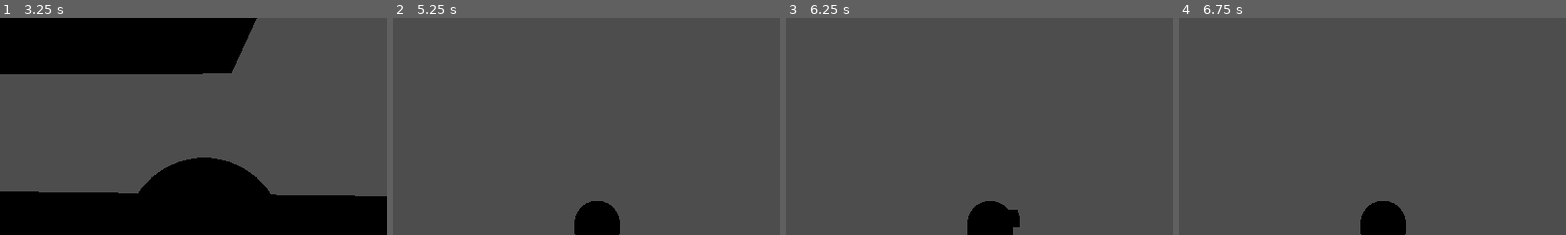
Above: before the commit, frames 1-4 (left to right).
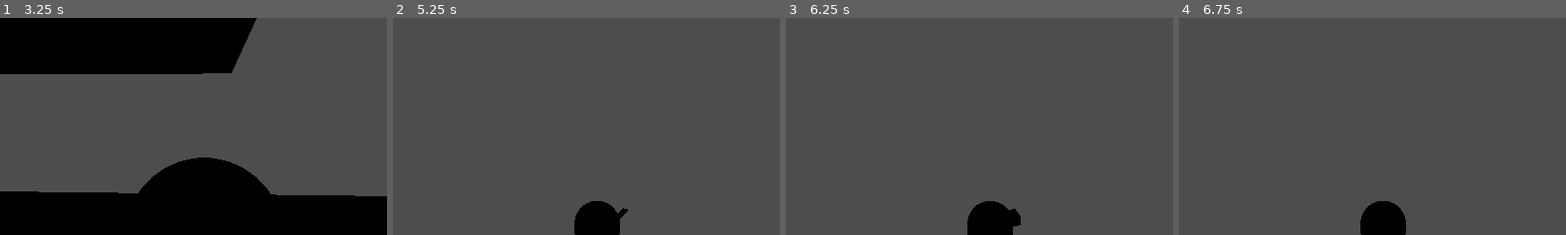
Above: after the commit, the same moments.

Repository: EvanGUTK/Freedom-Reign
Game: Godot game, scene res://scenes/main.tscn
The game is run twice, just before and just after one commit, with the same random seed, the same clock (stepped at 60 frames per second) and the same inputs.
Inputs (mouse positions are % of the whole screen's width and height, from its top left):
- Up to frame 1 (3.25 s): tap Enter at 0.5 s; move the mouse to (55, 50) at 0.52 s; hold W (move_forward) from 0.53 s (still down); click (55, 50) at 0.6 s; tap Space (jump) at 0.77, 1.52, 3.02 s; move the mouse to (45, 50) at 1.27 s; click (45, 50) at 1.35 s; move the mouse to (52, 48) at 2.02 s; hold Shift 2.03-2.78 s; click (52, 48) at 2.3 s; move the mouse to (49, 52) at 2.77 s; tap Alt at 2.85 s; click (49, 52) at 3.05 s
- Up to frame 2 (5.25 s): keep holding W (move_forward); move the mouse to (57, 51) at 3.52 s; tap Ctrl at 3.6 s; tap Space (jump) at 3.77, 4.52 s; click (57, 51) at 3.8 s; move the mouse to (42, 49) at 4.27 s; click (42, 49) at 4.35 s; move the mouse to (51, 50) at 5.02 s; click (51, 50) at 5.1 s
- Up to frame 3 (6.25 s): move the mouse to (46, 48) at 5.77 s; release W (move_forward) at 5.78 s; hold D (move_right) from 5.78 s (still down); tap Shift at 5.85 s; tap Space (jump) at 6.02 s; click (46, 48) at 6.05 s
- Up to frame 4 (6.75 s): tap Space (jump) at 6.5 s; move the mouse to (55, 50) at 6.52 s; release D (move_right) at 6.53 s; hold W (move_forward) from 6.53 s (still down); tap Alt at 6.6 s
The pictures show only the part of the screen within x 24-74%, y 4-54%; the shares and areas given below are measured in that part.

Frame 1 is identical in both runs. In frame 2, less than 0.1% of the frame differs, in the area x 58-61%, y 87-93%; in frame 3, less than 0.1%; in frame 4, nothing differs.

Commit message:
feat: melee attack with cooldown, reach/arc hit test and visible swing
AttackController gates swings by cooldown and damages every enemy in group
'enemies' within reach (3D distance) and arc (ground plane). Swinging aims
where the camera looks. WeaponSwing sweeps a blade as long as the reach
through the attack's arc so a swing reads on screen.

Co-Authored-By: Claude Sonnet 5.5 <noreply@anthropic.com>

Diff:
--- a/game/scenes/player/player.tscn
+++ b/game/scenes/player/player.tscn
@@ -1,7 +1,14 @@
-[gd_scene load_steps=7 format=3]
+[gd_scene load_steps=11 format=3]
 
 [ext_resource type="Script" path="res://scripts/player/player.gd" id="1_player"]
 [ext_resource type="Script" path="res://scripts/player/camera_rig.gd" id="2_rig"]
+
+[ext_resource type="Script" path="res://scripts/combat/attack_controller.gd" id="3_attack"]
+[ext_resource type="Resource" path="res://data/rusted_blade.tres" id="4_blade_data"]
+[ext_resource type="Script" path="res://scripts/player/weapon_swing.gd" id="5_swing"]
+
+[sub_resource type="BoxMesh" id="blade_mesh"]
+size = Vector3(0.12, 0.06, 1.0)
 
 [sub_resource type="CapsuleShape3D" id="body_shape"]
 radius = 0.4
@@ -36,6 +43,17 @@
 transform = Transform3D(1, 0, 0, 0, 1, 0, 0, 0, 1, 0, 1.5, -0.35)
 mesh = SubResource("visor_mesh")
 
+[node name="Weapon" type="Node3D" parent="Model"]
+transform = Transform3D(1, 0, 0, 0, 1, 0, 0, 0, 1, 0, 1.1, 0)
+script = ExtResource("5_swing")
+
+[node name="Blade" type="MeshInstance3D" parent="Model/Weapon"]
+mesh = SubResource("blade_mesh")
+
+[node name="Attack" type="Node" parent="."]
+script = ExtResource("3_attack")
+starting_attack = ExtResource("4_blade_data")
+
 [node name="CameraRig" type="Node3D" parent="."]
 transform = Transform3D(1, 0, 0, 0, 1, 0, 0, 0, 1, 0, 1.5, 0)
 script = ExtResource("2_rig")
--- /dev/null
+++ b/game/scripts/combat/attack_controller.gd
@@ -0,0 +1,54 @@
+class_name AttackController
+extends Node
+## Owns the player's current attack: cooldown gating and applying a swing to
+## every enemy in reach. Enemies are the nodes in group `enemies` that have a
+## take_damage(amount) method.
+
+@export var starting_attack: AttackData
+
+var current: AttackData
+
+var _cooldown_remaining := 0.0
+
+
+func _ready() -> void:
+	equip(starting_attack)
+
+
+func _physics_process(delta: float) -> void:
+	tick(delta)
+
+
+func tick(delta: float) -> void:
+	_cooldown_remaining = maxf(_cooldown_remaining - delta, 0.0)
+
+
+func is_ready() -> bool:
+	return _cooldown_remaining <= 0.0
+
+
+func equip(attack: AttackData) -> void:
+	current = attack
+	Events.attack_changed.emit(attack)
+
+
+## Swings from `origin` toward `forward` if the cooldown has elapsed. Returns
+## whether a swing happened.
+func try_attack(origin: Vector3, forward: Vector3) -> bool:
+	if not is_ready():
+		return false
+	_cooldown_remaining = current.cooldown_seconds
+	Events.player_attacked.emit(current)
+	var targets := AttackGeometry.enemies_in_range(
+		get_tree().get_nodes_in_group(Groups.ENEMIES), origin, forward, current.reach_meters, current.arc_degrees)
+	for enemy in targets:
+		_hit(enemy)
+	return true
+
+
+func _hit(enemy: Node3D) -> void:
+	if not enemy.has_method(&"take_damage"):
+		push_error("Node %s is in group 'enemies' but has no take_damage()" % enemy.name)
+		return
+	Events.player_hit_enemy.emit(enemy, current.damage)
+	enemy.call(&"take_damage", current.damage)
--- /dev/null
+++ b/game/scripts/combat/attack_geometry.gd
@@ -0,0 +1,27 @@
+class_name AttackGeometry
+extends RefCounted
+## Who a swing hits. Reach is a 3D distance, so height matters: an enemy two
+## storeys below is out of reach. The arc is measured on the ground plane.
+
+const ARC_EPSILON := 0.0001 # radians; keeps a target exactly on the edge of the arc inside it
+
+
+static func is_in_attack(origin: Vector3, forward: Vector3, target: Vector3, reach: float, arc_degrees: float) -> bool:
+	var to_target := target - origin
+	if to_target.length() > reach:
+		return false
+	var flat_to_target := Vector3(to_target.x, 0.0, to_target.z)
+	if flat_to_target.is_zero_approx():
+		return true # directly above or below, within reach
+	var flat_forward := Vector3(forward.x, 0.0, forward.z).normalized()
+	var angle := flat_forward.angle_to(flat_to_target.normalized())
+	return angle <= deg_to_rad(arc_degrees) / 2.0 + ARC_EPSILON
+
+
+static func enemies_in_range(candidates: Array[Node], origin: Vector3, forward: Vector3, reach: float, arc_degrees: float) -> Array[Node3D]:
+	var hit: Array[Node3D] = []
+	for candidate in candidates:
+		var enemy := candidate as Node3D
+		if enemy != null and is_in_attack(origin, forward, enemy.global_position, reach, arc_degrees):
+			hit.append(enemy)
+	return hit
--- /dev/null
+++ b/game/scripts/groups.gd
@@ -0,0 +1,6 @@
+class_name Groups
+extends RefCounted
+## Names of the scene-tree groups gameplay code looks nodes up by.
+
+const ENEMIES := &"enemies"
+const PLAYER := &"player"
--- a/game/scripts/player/player.gd
+++ b/game/scripts/player/player.gd
@@ -8,6 +8,7 @@
 const ACTION_MOVE_FORWARD := &"move_forward"
 const ACTION_MOVE_BACK := &"move_back"
 const ACTION_JUMP := &"jump"
+const ACTION_ATTACK := &"attack"
 const TURN_RATE := 14.0 # how fast the model turns to face its heading, per second
 const DEAD_TILT_RADIANS := PI / 2.0
 
@@ -22,6 +23,7 @@
 var _facing_yaw := 0.0
 
 @onready var _camera_rig: CameraRig = $CameraRig
+@onready var _attack: AttackController = $Attack
 @onready var _model: Node3D = $Model
 
 
@@ -44,6 +46,8 @@
 	velocity.z = heading.z * walk_speed
 	if heading != Vector3.ZERO:
 		_facing_yaw = lerp_angle(_facing_yaw, PlayerMath.yaw_from_direction(heading), minf(TURN_RATE * delta, 1.0))
+	if _alive and Input.is_action_pressed(ACTION_ATTACK):
+		_swing()
 	_model.rotation.y = _facing_yaw
 
 	move_and_slide()
@@ -52,6 +56,10 @@
 	if PlayerMath.is_hard_landing(_was_on_floor, on_floor, fall_speed):
 		Events.player_landed.emit()
 	_was_on_floor = on_floor
+
+
+func equip_attack(attack: AttackData) -> void:
+	_attack.equip(attack)
 
 
 func is_alive() -> bool:
@@ -63,6 +71,14 @@
 		return
 	Events.player_hurt.emit(amount)
 	_health.take_damage(amount)
+
+
+# Swings toward where the camera looks, so the camera is also the aim.
+func _swing() -> void:
+	var aim_yaw := _camera_rig.yaw
+	if _attack.is_ready():
+		_facing_yaw = aim_yaw
+	_attack.try_attack(global_position, PlayerMath.forward_from_yaw(aim_yaw))
 
 
 func _heading() -> Vector3:
--- /dev/null
+++ b/game/scripts/player/weapon_swing.gd
@@ -0,0 +1,29 @@
+class_name WeaponSwing
+extends Node3D
+## Makes a swing readable: a blade as long as the attack's reach sweeps through
+## exactly the arc the attack hits. Purely visual; hits are decided by AttackController.
+
+const SWING_SECONDS := 0.18
+
+var _tween: Tween
+
+@onready var _blade: MeshInstance3D = $Blade
+
+
+func _ready() -> void:
+	_blade.visible = false
+	Events.player_attacked.connect(play)
+
+
+## Sweeps left to right across the attack's arc.
+func play(attack: AttackData) -> void:
+	if _tween != null:
+		_tween.kill()
+	var half_arc := deg_to_rad(attack.arc_degrees) / 2.0
+	_blade.scale.z = attack.reach_meters
+	_blade.position.z = -attack.reach_meters / 2.0
+	_blade.visible = true
+	rotation.y = half_arc
+	_tween = create_tween()
+	_tween.tween_property(self, "rotation:y", -half_arc, SWING_SECONDS)
+	_tween.tween_callback(_blade.hide)
--- /dev/null
+++ b/game/tests/engine/test_attack_controller.gd
@@ -0,0 +1,115 @@
+extends GutTest
+## Cooldown gating, damage application and event order for the player's attack.
+
+const PLAYER_SCENE_PATH := "res://scenes/player/player.tscn"
+const RUSTED_BLADE_PATH := "res://data/rusted_blade.tres"
+const EMBER_CLEAVER_ATTACK_PATH := "res://data/ember_cleaver_attack.tres"
+const FORWARD := Vector3(0, 0, -1)
+
+
+class FakeEnemy:
+	extends Node3D
+	var damage_taken: Array[int] = []
+
+	func take_damage(amount: int) -> void:
+		damage_taken.append(amount)
+
+
+var _controller: AttackController
+var _blade: AttackData
+
+
+func before_each() -> void:
+	watch_signals(Events)
+	_blade = load(RUSTED_BLADE_PATH)
+	_controller = AttackController.new()
+	_controller.starting_attack = _blade
+	add_child_autofree(_controller)
+
+
+func _enemy_at(position: Vector3) -> FakeEnemy:
+	var enemy := FakeEnemy.new()
+	enemy.add_to_group(Groups.ENEMIES)
+	add_child_autofree(enemy)
+	enemy.global_position = position
+	return enemy
+
+
+func test_attack_changed_is_emitted_at_ready_with_the_starting_attack() -> void:
+	assert_signal_emitted_with_parameters(Events, "attack_changed", [_blade])
+	assert_eq(_controller.current, _blade)
+
+
+func test_swing_emits_player_attacked_and_starts_the_cooldown() -> void:
+	assert_true(_controller.try_attack(Vector3.ZERO, FORWARD))
+	assert_signal_emitted_with_parameters(Events, "player_attacked", [_blade])
+	assert_false(_controller.is_ready())
+
+
+func test_second_swing_during_cooldown_does_nothing() -> void:
+	_controller.try_attack(Vector3.ZERO, FORWARD)
+	assert_false(_controller.try_attack(Vector3.ZERO, FORWARD))
+	assert_signal_emit_count(Events, "player_attacked", 1)
+
+
+func test_cooldown_gates_until_exactly_cooldown_seconds_have_passed() -> void:
+	_controller.try_attack(Vector3.ZERO, FORWARD)
+	_controller.tick(_blade.cooldown_seconds - 0.1)
+	assert_false(_controller.is_ready(), "0.1 s early")
+	_controller.tick(0.1)
+	assert_true(_controller.is_ready(), "cooldown elapsed")
+	assert_true(_controller.try_attack(Vector3.ZERO, FORWARD))
+	assert_signal_emit_count(Events, "player_attacked", 2)
+
+
+func test_cooldown_comes_from_the_current_attack() -> void:
+	var cleaver := load(EMBER_CLEAVER_ATTACK_PATH) as AttackData
+	_controller.equip(cleaver)
+	_controller.try_attack(Vector3.ZERO, FORWARD)
+	_controller.tick(_blade.cooldown_seconds)
+	assert_false(_controller.is_ready(), "cleaver cools down slower than the blade")
+	_controller.tick(cleaver.cooldown_seconds - _blade.cooldown_seconds)
+	assert_true(_controller.is_ready())
+
+
+func test_swing_damages_every_enemy_in_reach_and_arc_and_no_others() -> void:
+	var in_front := _enemy_at(Vector3(0, 0, -1.0))
+	var also_in_front := _enemy_at(Vector3(0.5, 0, -1.2))
+	var too_far := _enemy_at(Vector3(0, 0, -4.0))
+	var behind := _enemy_at(Vector3(0, 0, 1.0))
+	_controller.try_attack(Vector3.ZERO, FORWARD)
+	assert_eq(in_front.damage_taken, [_blade.damage] as Array[int])
+	assert_eq(also_in_front.damage_taken, [_blade.damage] as Array[int])
+	assert_eq(too_far.damage_taken, [] as Array[int])
+	assert_eq(behind.damage_taken, [] as Array[int])
+	assert_signal_emit_count(Events, "player_hit_enemy", 2)
+
+
+func test_player_hit_enemy_carries_the_enemy_and_damage() -> void:
+	var enemy := _enemy_at(Vector3(0, 0, -1.0))
+	_controller.try_attack(Vector3.ZERO, FORWARD)
+	assert_signal_emitted_with_parameters(Events, "player_hit_enemy", [enemy, _blade.damage])
+
+
+func test_swing_with_nobody_in_reach_still_swings() -> void:
+	_enemy_at(Vector3(0, 0, -9.0))
+	assert_true(_controller.try_attack(Vector3.ZERO, FORWARD))
+	assert_signal_not_emitted(Events, "player_hit_enemy")
+
+
+func test_equip_swaps_the_attack_and_announces_it() -> void:
+	var cleaver := load(EMBER_CLEAVER_ATTACK_PATH) as AttackData
+	_controller.equip(cleaver)
+	assert_eq(_controller.current, cleaver)
+	assert_signal_emitted_with_parameters(Events, "attack_changed", [cleaver])
+	var enemy := _enemy_at(Vector3(0, 0, -2.1))
+	_controller.try_attack(Vector3.ZERO, FORWARD)
+	assert_eq(enemy.damage_taken, [cleaver.damage] as Array[int], "cleaver reaches 2.2 m, blade only 1.8")
+
+
+func test_player_scene_starts_with_the_rusted_blade_and_announces_it() -> void:
+	var player := add_child_autofree((load(PLAYER_SCENE_PATH) as PackedScene).instantiate()) as Player
+	assert_signal_emitted_with_parameters(Events, "attack_changed", [_blade])
+	player.equip_attack(load(EMBER_CLEAVER_ATTACK_PATH))
+	assert_signal_emit_count(Events, "attack_changed", 3, "controller in this test, then the player's at ready, then the swap")
+	Input.mouse_mode = Input.MOUSE_MODE_VISIBLE
--- /dev/null
+++ b/game/tests/engine/test_attack_geometry.gd
@@ -0,0 +1,70 @@
+extends GutTest
+## Reach and arc hit test, including the vertical dimension.
+
+const REACH := 2.0
+const ARC := 90.0
+const ORIGIN := Vector3.ZERO
+const FORWARD := Vector3(0, 0, -1)
+
+
+func _hits(target: Vector3, reach := REACH, arc := ARC) -> bool:
+	return AttackGeometry.is_in_attack(ORIGIN, FORWARD, target, reach, arc)
+
+
+func test_target_straight_ahead_within_reach_is_hit() -> void:
+	assert_true(_hits(Vector3(0, 0, -1.5)))
+
+
+func test_target_beyond_reach_is_missed() -> void:
+	assert_false(_hits(Vector3(0, 0, -2.01)))
+
+
+func test_target_exactly_at_reach_is_hit() -> void:
+	assert_true(_hits(Vector3(0, 0, -2.0)))
+
+
+func test_target_behind_is_missed() -> void:
+	assert_false(_hits(Vector3(0, 0, 1.0)))
+
+
+func test_arc_edge_is_inclusive_and_outside_is_missed() -> void:
+	assert_true(_hits(Vector3(1.0, 0, -1.0)), "exactly 45 degrees off forward with a 90 degree arc")
+	assert_false(_hits(Vector3(1.0, 0, -0.8)), "about 51 degrees off")
+	assert_true(_hits(Vector3(-1.0, 0, -1.0)), "arc is symmetric")
+
+
+func test_wider_arc_catches_what_a_narrow_one_misses() -> void:
+	var target := Vector3(1.4, 0, -0.5) # about 70 degrees off
+	assert_false(_hits(target, REACH, 90.0))
+	assert_true(_hits(target, REACH, 160.0))
+
+
+func test_height_counts_towards_reach() -> void:
+	assert_true(_hits(Vector3(0, 1.0, -1.0)), "a step below, close enough")
+	assert_false(_hits(Vector3(0, 1.8, -1.2)), "horizontally near but 3D distance exceeds reach")
+	assert_false(_hits(Vector3(0, -3.0, -0.5)), "far below")
+
+
+func test_target_directly_above_within_reach_is_hit() -> void:
+	assert_true(_hits(Vector3(0, 1.5, 0)))
+
+
+func test_arc_follows_the_facing_not_the_world() -> void:
+	var facing_east := Vector3(1, 0, 0)
+	assert_true(AttackGeometry.is_in_attack(ORIGIN, facing_east, Vector3(1.5, 0, 0), REACH, ARC))
+	assert_false(AttackGeometry.is_in_attack(ORIGIN, facing_east, Vector3(0, 0, -1.5), REACH, ARC))
+
+
+func test_enemies_in_range_filters_candidates() -> void:
+	var near := autofree(Node3D.new()) as Node3D
+	var far := autofree(Node3D.new()) as Node3D
+	var behind := autofree(Node3D.new()) as Node3D
+	add_child(near)
+	add_child(far)
+	add_child(behind)
+	near.global_position = Vector3(0, 0, -1)
+	far.global_position = Vector3(0, 0, -5)
+	behind.global_position = Vector3(0, 0, 1)
+	var candidates: Array[Node] = [near, far, behind]
+	var hit := AttackGeometry.enemies_in_range(candidates, ORIGIN, FORWARD, REACH, ARC)
+	assert_eq(hit, [near] as Array[Node3D])
--- /dev/null
+++ b/game/tests/engine/test_weapon_swing.gd
@@ -0,0 +1,36 @@
+extends GutTest
+## The swing visual matches the attack it shows.
+
+const PLAYER_SCENE_PATH := "res://scenes/player/player.tscn"
+const EMBER_CLEAVER_ATTACK_PATH := "res://data/ember_cleaver_attack.tres"
+
+var _weapon: WeaponSwing
+var _blade: MeshInstance3D
+
+
+func before_each() -> void:
+	var player: Node = add_child_autofree((load(PLAYER_SCENE_PATH) as PackedScene).instantiate())
+	_weapon = player.get_node("Model/Weapon")
+	_blade = _weapon.get_node("Blade")
+
+
+func after_each() -> void:
+	Input.mouse_mode = Input.MOUSE_MODE_VISIBLE
+
+
+func test_blade_is_hidden_until_a_swing() -> void:
+	assert_false(_blade.visible)
+
+
+func test_player_attacked_shows_a_blade_as_long_as_the_reach() -> void:
+	var cleaver := load(EMBER_CLEAVER_ATTACK_PATH) as AttackData
+	Events.player_attacked.emit(cleaver)
+	assert_true(_blade.visible)
+	assert_almost_eq(_blade.scale.z, cleaver.reach_meters, 0.0001)
+	assert_almost_eq(_blade.position.z, -cleaver.reach_meters / 2.0, 0.0001, "blade extends forward from the pivot")
+
+
+func test_swing_starts_at_one_edge_of_the_arc() -> void:
+	var cleaver := load(EMBER_CLEAVER_ATTACK_PATH) as AttackData
+	_weapon.play(cleaver)
+	assert_almost_eq(_weapon.rotation.y, deg_to_rad(cleaver.arc_degrees) / 2.0, 0.0001)
Not shown, added: game/scripts/combat/attack_controller.gd.uid
Not shown, added: game/scripts/combat/attack_geometry.gd.uid
Not shown, added: game/scripts/groups.gd.uid
Not shown, added: game/scripts/player/weapon_swing.gd.uid
Not shown, added: game/tests/engine/test_attack_controller.gd.uid
Not shown, added: game/tests/engine/test_attack_geometry.gd.uid
Not shown, added: game/tests/engine/test_weapon_swing.gd.uid
